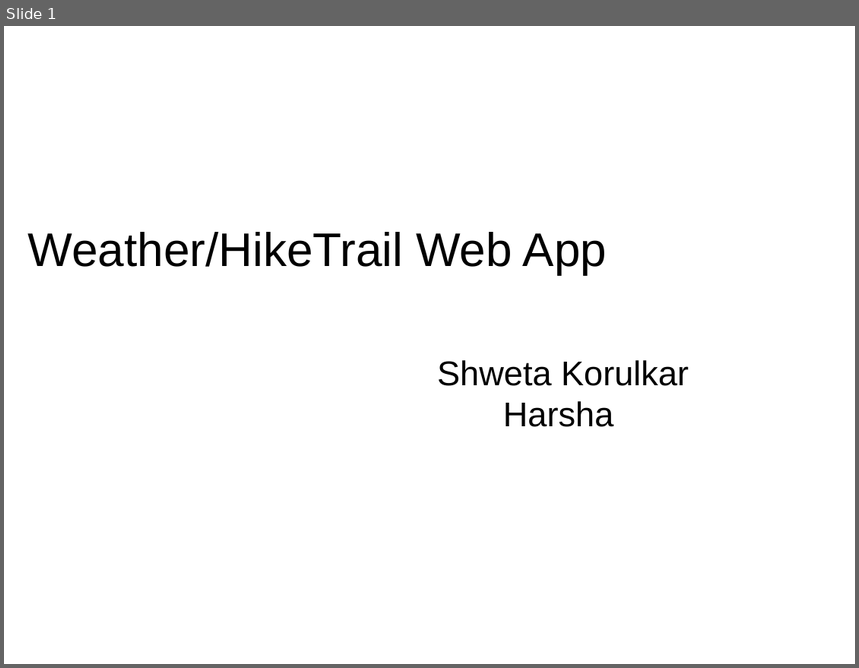
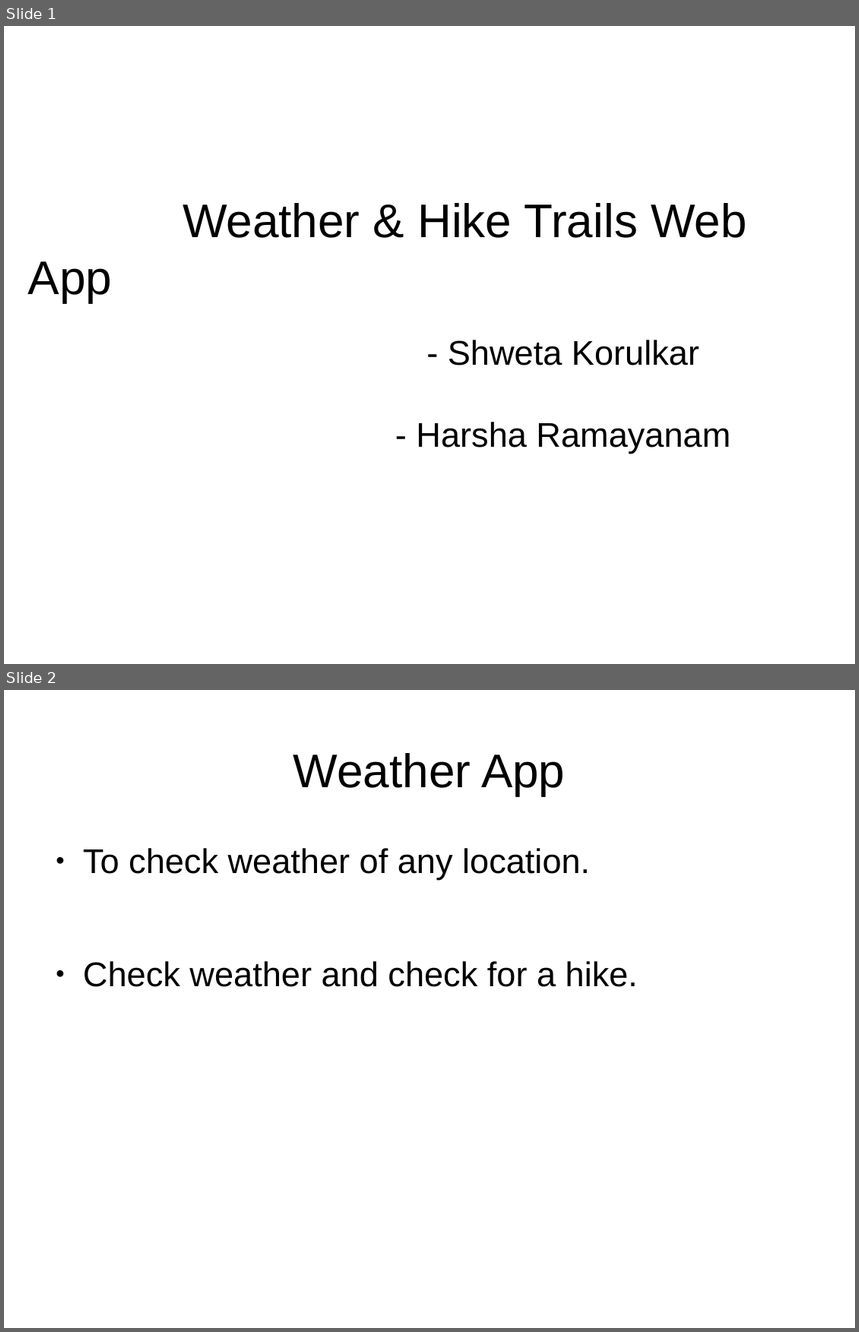
Before and after one commit to HarshaRamayanam/webdev-project, a slide deck: project_presentation.pptx. Shown one above the other, each under a label of ours: slide 1 before the commit, slides 1 and 2 after it. The pictures are 859x668 and 859x1332 pixels, drawn with LibreOffice and Linux fonts; fonts in the diff are those of the drawing; background and template pictures are left out. Boxes give left, top, right and bottom in pixels: in the first picture for what was removed or moved away, otherwise in the second. Text is boxed around its words. In the diff, an @@ line names an element or a change of style, - is before the commit and + after.

```diff
--- a/project_presentation.pptx
+++ b/project_presentation.pptx
@@ slide 2 added at (x1=4, y1=690, x2=855, y2=1328), background picture (left out) @@
@@ text added at (x1=294, y1=753, x2=565, y2=796), 44 pt, text #000000 @@
+Weather App
@@ text added at (x1=83, y1=848, x2=638, y2=987), 32 pt, text #000000 @@
+● To check weather of any location.
+● Check weather and check for a hike.
@@ slide 1 changed as well @@
@@ text at (x1=28, y1=203, x2=747, y2=303): text changed @@
-Weather/HikeTrail Web App
+Weather & Hike Trails Web App
@@ text at (x1=416, y1=340, x2=731, y2=454): text changed @@
-Shweta Korulkar
-Harsha
+- Shweta Korulkar
+- Harsha Ramayanam
```
Also in this commit, not shown: 7 other slides added, 1 slide removed.
